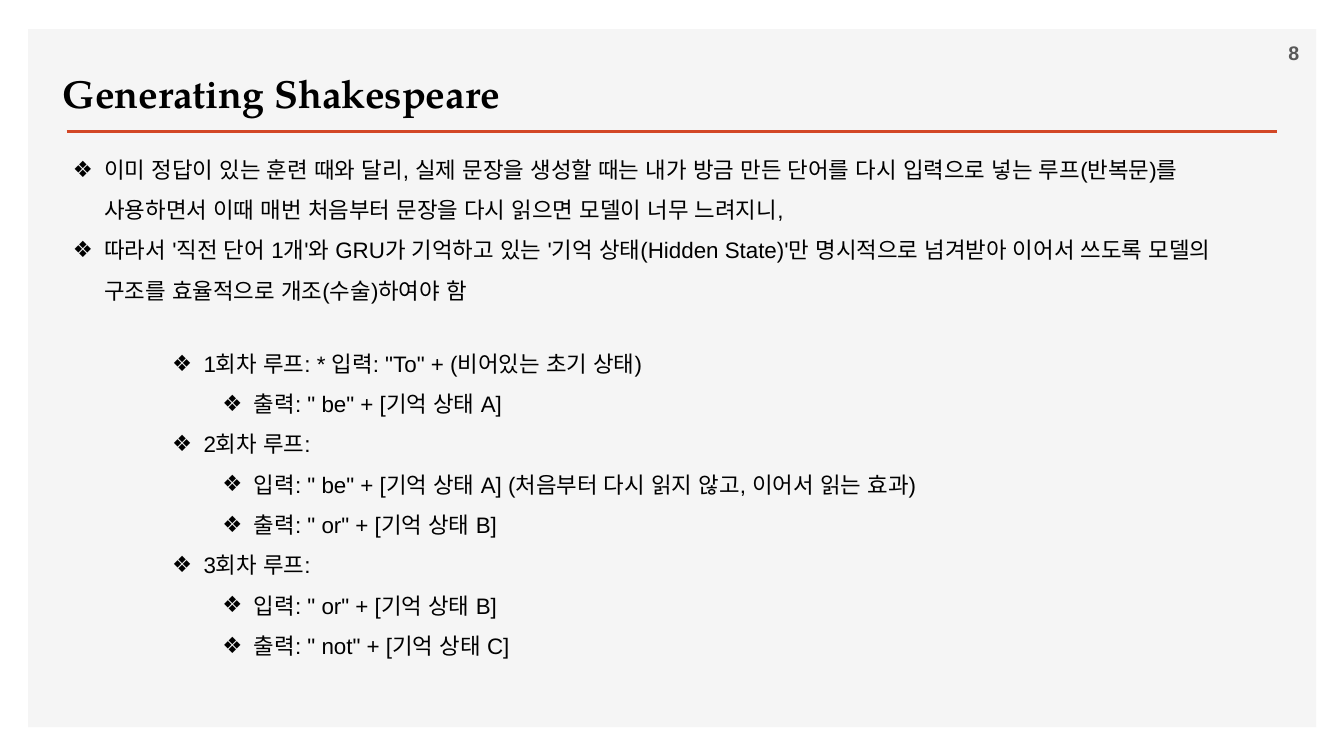
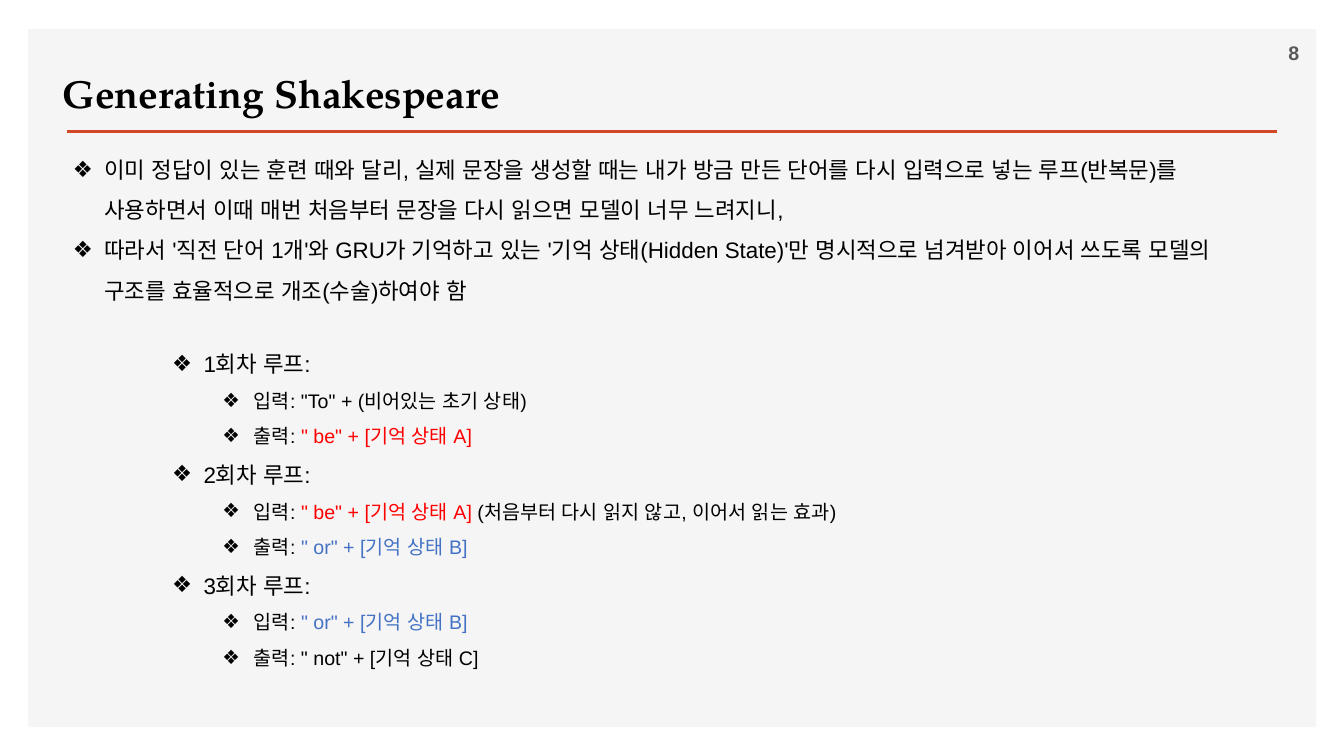
Before and after one commit to ancestor9/2026_Fall_Deep-Learning-with-Python, a slide deck: slide 8 of Chapter 15 Language models and the Transformer.pptx. Drawn at 1344x756 pixels with LibreOffice and Linux fonts; fonts in the diff are those of the drawing; background and template pictures are left out. Boxes give left, top, right and bottom in pixels: in the first picture for what was removed or moved away, otherwise in the second. Text is boxed around its words. In the diff, an @@ line names an element or a change of style, - is before the commit and + after.

```diff
--- a/Chapter 15 Language models and the Transformer.pptx
+++ b/Chapter 15 Language models and the Transformer.pptx
@@ text at (x1=204, y1=354, x2=527, y2=412): text changed; size 16 to 14 pt @@
-❖ 1회차 루프: * 입력: "To" + (비어있는 초기 상태)
+❖ 1회차 루프:
+  ❖ 입력: "To" + (비어있는 초기 상태)
@@ text at (x1=254, y1=426, x2=837, y2=669): size 16 to 14 pt in "출력: " be" + [기억 상태 A]", "입력: " be" + [기억 상태 A] ...", "출력: " or" + [기억 상태 B]", "입력: " or" + [기억 상태 B]" and 1 more places; text colour #000000 to #FF0000 in "" be" + [기억 상태 A]", "" be" + [기억 상태 A]"; text colour #000000 to #4472C4 in "" or" + [기억 상태 B]", "" or" + [기억 상태 B]" @@
```
Also in this commit, not shown: 4 other slides changed, 1 other file.
